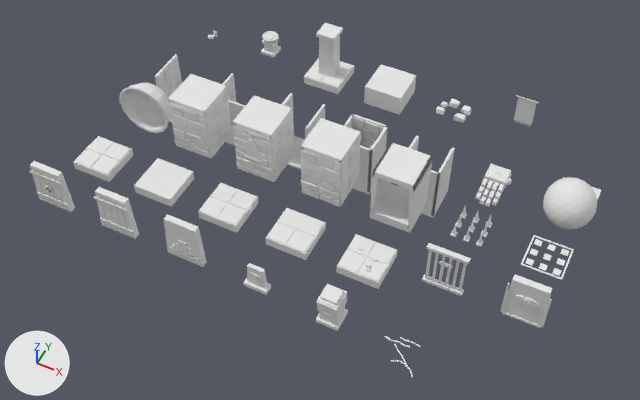
Renders of the glTF model assets/epiphany/templo_laguna.glb from each side of a commit.
Both versions are drawn from a camera (50 mm lens) standing at (22.8, -32.8, 30.4) and looking at (10.3, -7.8, -0.8). Arrows for +X, +Y and +Z are at lower left; the lights stay in place. The first picture is the older version.

Objects in the first picture: 'columna', 'hueco_pozo', 'hueco_punta', 'jefe_mano', 'jefe_ojo', 'jefe_parpado', 'pared', 'pared_nicho', 'pared_ojo', 'paso_puerta', 'piso_arena', 'piso_grieta', 'piso_musgo', 'piso_roto', 'puerta_interruptor', 'puerta_jefe', 'puerta_llave', 'puerta_madera', 'puerta_persiana', 'tablilla', 'torreta', 'venas_doom' and 12 more.
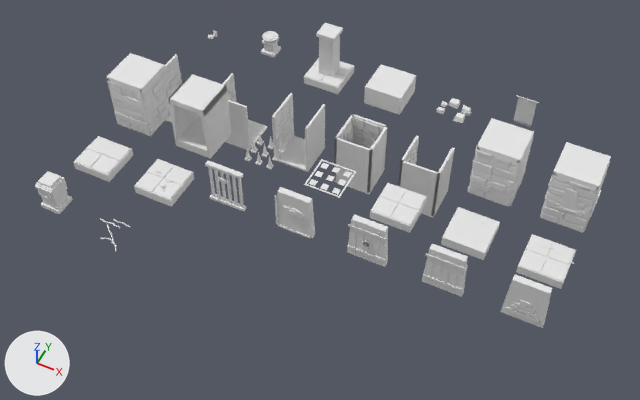
What differs and where, as boxes [x1, y1, x2, y2] in the pictures (640 x 400 px):
'paso_puerta', moved
    before: [370, 142, 433, 233]
    after: [168, 74, 231, 159]
'pared_nicho', moved
    before: [233, 95, 294, 182]
    after: [540, 142, 611, 233]
'pared_ojo', moved
    before: [301, 118, 361, 207]
    after: [107, 53, 171, 136]
'pared', moved
    before: [168, 74, 231, 159]
    after: [467, 118, 534, 207]
'piso_grieta', moved
    before: [198, 183, 258, 233]
    after: [516, 234, 576, 289]
'piso_roto', moved
    before: [336, 234, 397, 289]
    after: [134, 159, 194, 207]
'piso_arena', moved
    before: [134, 158, 194, 207]
    after: [441, 207, 500, 260]
'piso_musgo', moved
    before: [266, 208, 326, 260]
    after: [73, 136, 133, 182]
'puerta_jefe', moved
    before: [500, 274, 552, 329]
    after: [274, 187, 315, 239]
'puerta_persiana', moved
    before: [164, 214, 207, 267]
    after: [500, 274, 552, 328]
'puerta_madera', moved
    before: [94, 187, 139, 239]
    after: [422, 243, 468, 297]
'puerta_llave', moved
    before: [29, 161, 75, 212]
    after: [347, 214, 388, 267]
'jefe_ojo', deleted
    before: [543, 177, 597, 229]
'puerta_interruptor', moved
    before: [422, 243, 471, 296]
    after: [205, 160, 246, 212]
'torreta', moved
    before: [316, 284, 348, 331]
    after: [35, 171, 73, 214]
'jefe_parpado', deleted
    before: [120, 83, 171, 133]
'jefe_mano', deleted
    before: [475, 164, 512, 207]
'tablilla', deleted
    before: [243, 263, 271, 295]
'venas_doom', moved
    before: [384, 336, 421, 378]
    after: [100, 218, 130, 252]
'hueco_pasillo', unchanged, uncovered by the edit
    before: [281, 93, 325, 169]
    after: [272, 93, 325, 172]
'hueco_esquina', unchanged, uncovered by the edit
    before: [223, 73, 245, 145]
    after: [223, 73, 268, 151]

Diff of the bpy script that builds the scene:
```diff
--- a/assets/epiphany/templo_laguna.glb.py
+++ b/assets/epiphany/templo_laguna.glb.py
@@ ob_jefe_mano @@
-ob_jefe_mano = bpy.data.objects.new('jefe_mano', me_jefe_mano)
-ob_jefe_mano.location = (17.5, -3.5, 0.0)
@@ ob_jefe_ojo @@
-ob_jefe_ojo = bpy.data.objects.new('jefe_ojo', me_jefe_ojo)
-ob_jefe_ojo.location = (21.0, -3.5, 0.0)
@@ ob_jefe_parpado @@
-ob_jefe_parpado = bpy.data.objects.new('jefe_parpado', me_jefe_parpado)
-ob_jefe_parpado.location = (0.0, -7.0, 0.0)
@@ ob_pared @@
 ob_pared = bpy.data.objects.new('pared', me_pared)
-ob_pared.location = (3.5, -7.0, 0.0)
+ob_pared.location = (17.5, -3.5, 0.0)
@@ ob_pared_nicho @@
 ob_pared_nicho = bpy.data.objects.new('pared_nicho', me_pared_nicho)
-ob_pared_nicho.location = (7.0, -7.0, 0.0)
+ob_pared_nicho.location = (21.0, -3.5, 0.0)
@@ ob_pared_ojo @@
 ob_pared_ojo = bpy.data.objects.new('pared_ojo', me_pared_ojo)
-ob_pared_ojo.location = (10.5, -7.0, 0.0)
+ob_pared_ojo.location = (0.0, -7.0, 0.0)
@@ ob_paso_puerta @@
 ob_paso_puerta = bpy.data.objects.new('paso_puerta', me_paso_puerta)
-ob_paso_puerta.location = (14.0, -7.0, 0.0)
+ob_paso_puerta.location = (3.5, -7.0, 0.0)
@@ ob_piso_arena @@
 ob_piso_arena = bpy.data.objects.new('piso_arena', me_piso_arena)
-ob_piso_arena.location = (3.5, -10.5, 0.0)
+ob_piso_arena.location = (17.5, -7.0, 0.0)
@@ ob_piso_grieta @@
 ob_piso_grieta = bpy.data.objects.new('piso_grieta', me_piso_grieta)
-ob_piso_grieta.location = (7.0, -10.5, 0.0)
+ob_piso_grieta.location = (21.0, -7.0, 0.0)
@@ ob_piso_musgo @@
 ob_piso_musgo = bpy.data.objects.new('piso_musgo', me_piso_musgo)
-ob_piso_musgo.location = (10.5, -10.5, 0.0)
+ob_piso_musgo.location = (0.0, -10.5, 0.0)
@@ ob_piso_roto @@
 ob_piso_roto = bpy.data.objects.new('piso_roto', me_piso_roto)
-ob_piso_roto.location = (14.0, -10.5, 0.0)
+ob_piso_roto.location = (3.5, -10.5, 0.0)
@@ ob_puerta_interruptor @@
 ob_puerta_interruptor = bpy.data.objects.new('puerta_interruptor', me_puerta_interruptor)
-ob_puerta_interruptor.location = (17.5, -10.5, 0.0)
+ob_puerta_interruptor.location = (7.0, -10.5, 0.0)
@@ ob_puerta_jefe @@
 ob_puerta_jefe = bpy.data.objects.new('puerta_jefe', me_puerta_jefe)
-ob_puerta_jefe.location = (21.0, -10.5, 0.0)
+ob_puerta_jefe.location = (10.5, -10.5, 0.0)
@@ ob_puerta_llave @@
 ob_puerta_llave = bpy.data.objects.new('puerta_llave', me_puerta_llave)
-ob_puerta_llave.location = (0.0, -14.0, 0.0)
+ob_puerta_llave.location = (14.0, -10.5, 0.0)
@@ ob_puerta_madera @@
 ob_puerta_madera = bpy.data.objects.new('puerta_madera', me_puerta_madera)
-ob_puerta_madera.location = (3.5, -14.0, 0.0)
+ob_puerta_madera.location = (17.5, -10.5, 0.0)
@@ ob_puerta_persiana @@
 ob_puerta_persiana = bpy.data.objects.new('puerta_persiana', me_puerta_persiana)
-ob_puerta_persiana.location = (7.0, -14.0, 0.0)
+ob_puerta_persiana.location = (21.0, -10.5, 0.0)
@@ ob_tablilla @@
-ob_tablilla = bpy.data.objects.new('tablilla', me_tablilla)
-ob_tablilla.location = (10.5, -14.0, 0.0)
@@ ob_torreta @@
 ob_torreta = bpy.data.objects.new('torreta', me_torreta)
-ob_torreta.location = (14.0, -14.0, 0.0)
+ob_torreta.location = (0.0, -14.0, 0.0)
@@ ob_venas_doom @@
 ob_venas_doom = bpy.data.objects.new('venas_doom', me_venas_doom)
-ob_venas_doom.location = (17.5, -14.0, 0.0)
+ob_venas_doom.location = (3.5, -14.0, 0.0)
```
